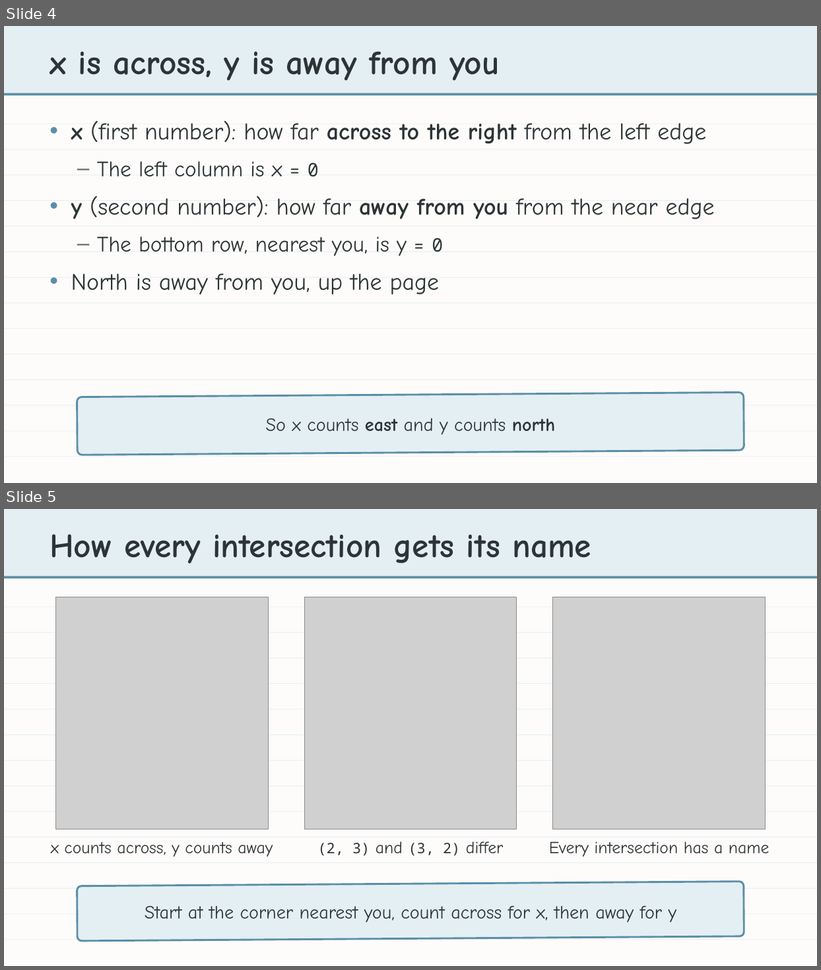
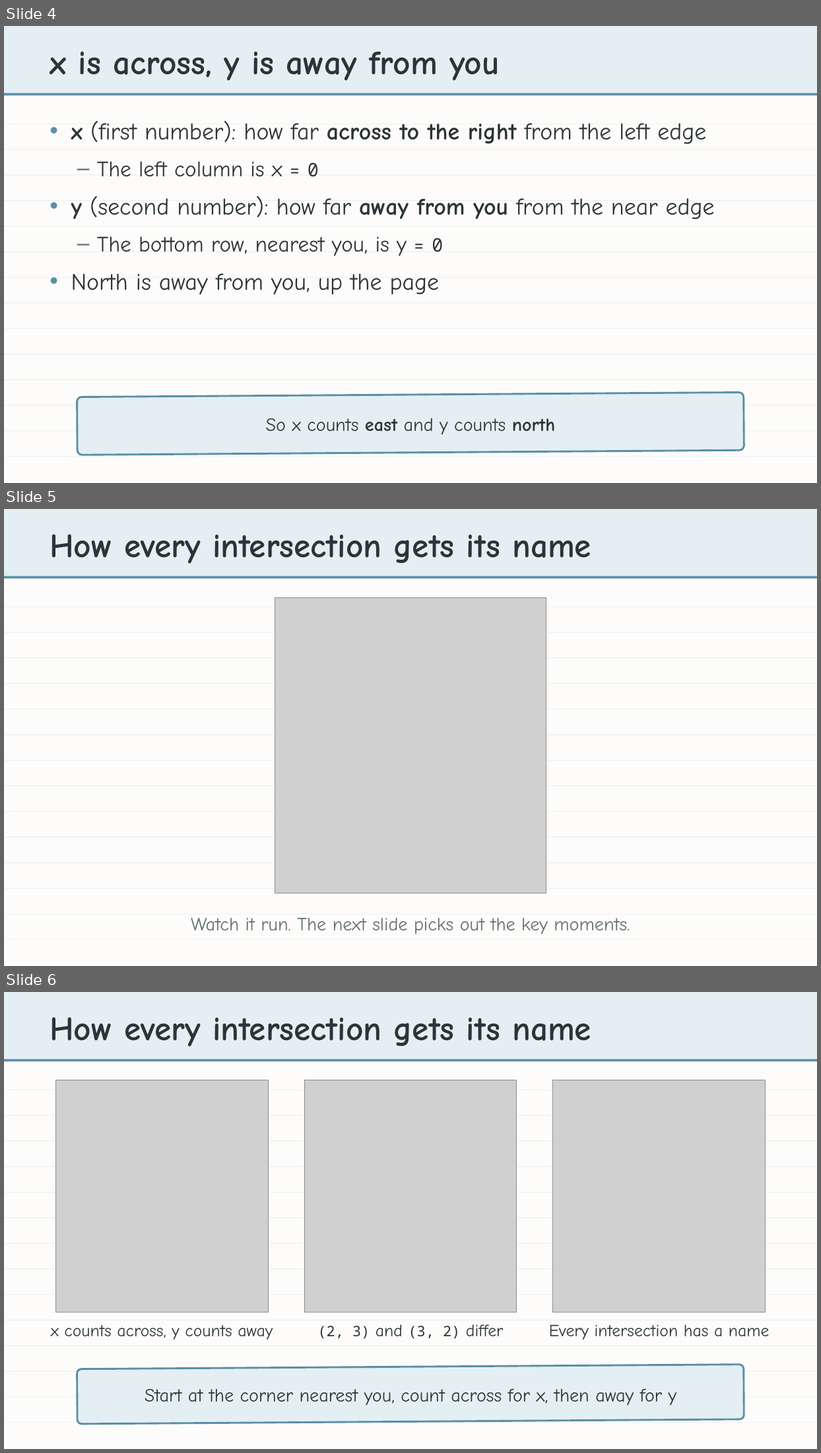
Before and after one commit to bradamiller/LearningPython, a slide deck: static/slides/module-04-manhattan/module-4-lesson-01-coordinates.pptx. Shown one above the other, each under a label of ours: slides 4 and 5 before the commit, slides 4, 5 and 6 after it. The pictures are 821x970 and 821x1453 pixels, drawn with LibreOffice and Linux fonts; fonts in the diff are those of the drawing; grey boxes stand for pictures. Boxes give left, top, right and bottom in pixels: in the first picture for what was removed or moved away, otherwise in the second. Text is boxed around its words. In the diff, an @@ line names an element or a change of style, - is before the commit and + after.

```diff
--- a/static/slides/module-04-manhattan/module-4-lesson-01-coordinates.pptx
+++ b/static/slides/module-04-manhattan/module-4-lesson-01-coordinates.pptx
@@ slide 5 added at <box>4,509,817,966</box>, background #FDFCFA @@
@@ rectangle added at <box>4,509,817,576</box>, fill #E4EFF4 @@
@@ text added at <box>50,534,591,564</box>, 40 pt, text #2D3436, bold @@
+How every intersection gets its name
@@ rectangle added at <box>4,576,817,578</box>, fill #5B8FA8 @@
@@ rectangle added at <box>4,607,817,607</box>, fill #E6EEF3 @@
@@ picture added at <box>275,597,546,893</box> @@
@@ rectangle added at <box>4,632,817,633</box>, fill #E6EEF3 @@
@@ rectangle added at <box>4,658,817,658</box>, fill #E6EEF3 @@
@@ rectangle added at <box>4,683,817,684</box>, fill #E6EEF3 @@
@@ rectangle added at <box>4,709,817,710</box>, fill #E6EEF3 @@
@@ rectangle added at <box>4,735,817,735</box>, fill #E6EEF3 @@
@@ rectangle added at <box>4,760,817,761</box>, fill #E6EEF3 @@
@@ rectangle added at <box>4,786,817,787</box>, fill #E6EEF3 @@
@@ rectangle added at <box>4,811,817,812</box>, fill #E6EEF3 @@
@@ rectangle added at <box>4,837,817,838</box>, fill #E6EEF3 @@
@@ rectangle added at <box>4,863,817,863</box>, fill #E6EEF3 @@
@@ rectangle added at <box>4,889,817,889</box>, fill #E6EEF3 @@
@@ rectangle added at <box>4,914,817,915</box>, fill #E6EEF3 @@
@@ text added at <box>191,918,630,935</box>, 22 pt, text #636E72 @@
+Watch it run. The next slide picks out the key moments.
@@ rectangle added at <box>4,940,817,940</box>, fill #E6EEF3 @@
@@ what was slide 5 is now slide 6 @@
```
Also in this commit, not shown: 1 slide changed, 4 other files.
